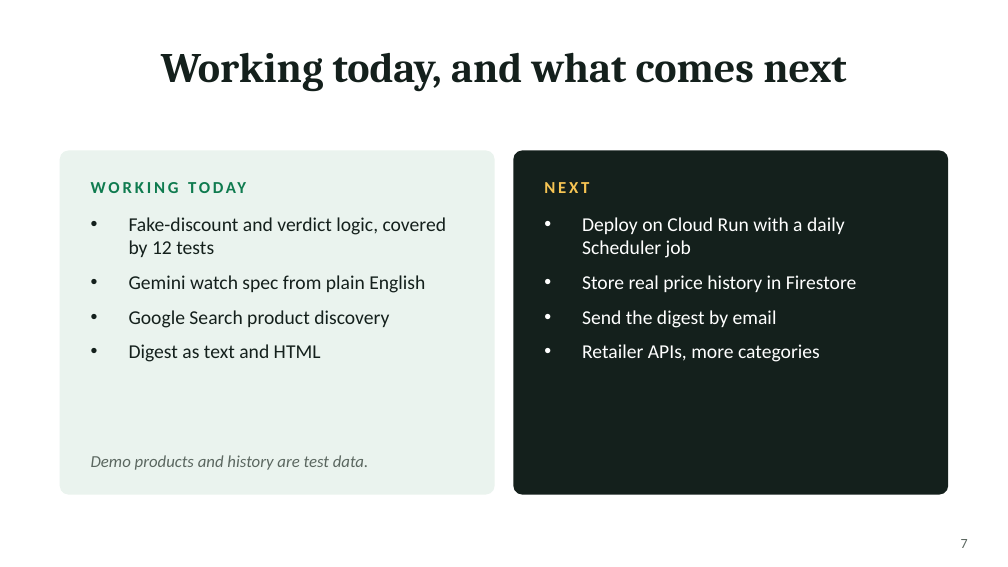
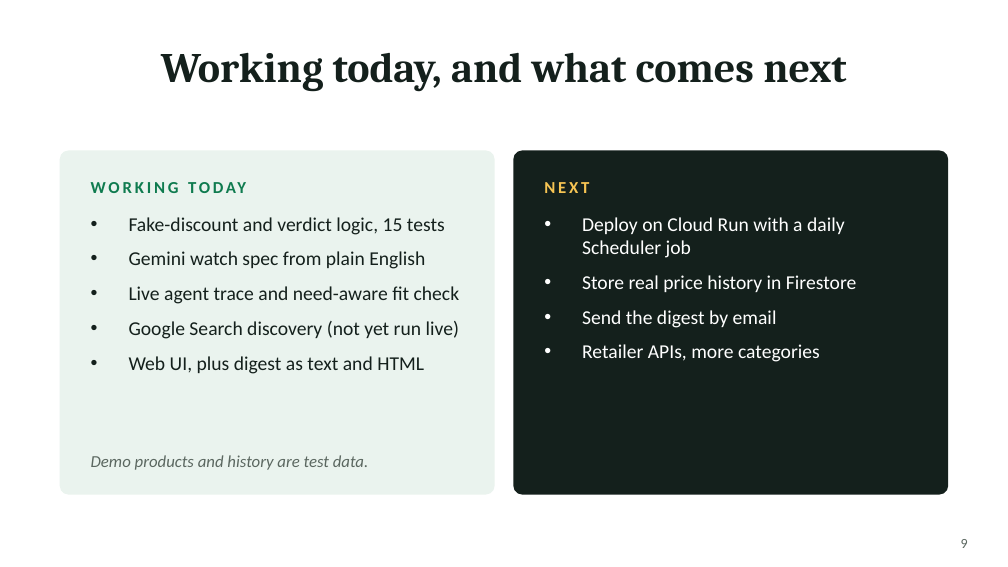
Before and after one commit to guptameenu31/Dealscout, a slide deck: slide 9 of DealScout.pptx (slide 7 before the commit). Drawn at 1008x567 pixels with LibreOffice and Linux fonts; fonts in the diff are those of the drawing. Boxes give left, top, right and bottom in pixels: in the first picture for what was removed or moved away, otherwise in the second. Text is boxed around its words. In the diff, an @@ line names an element or a change of style, - is before the commit and + after.

```diff
--- a/DealScout.pptx
+++ b/DealScout.pptx
@@ text at (129, 217, 445, 235): text changed @@
-• Fake-discount and verdict logic, covered by 12 tests
+• Fake-discount and verdict logic, 15 tests
@@ text at (129, 286, 460, 374): text changed @@
-• Google Search product discovery
-• Digest as text and HTML
+• Live agent trace and need-aware fit check
+• Google Search discovery (not yet run live)
+• Web UI, plus digest as text and HTML
@@ page number at (961, 539, 968, 548): text changed @@
-7
+9
```
Also in this commit, not shown: 1 other slide changed, 3 slides added, 1 slide removed.
